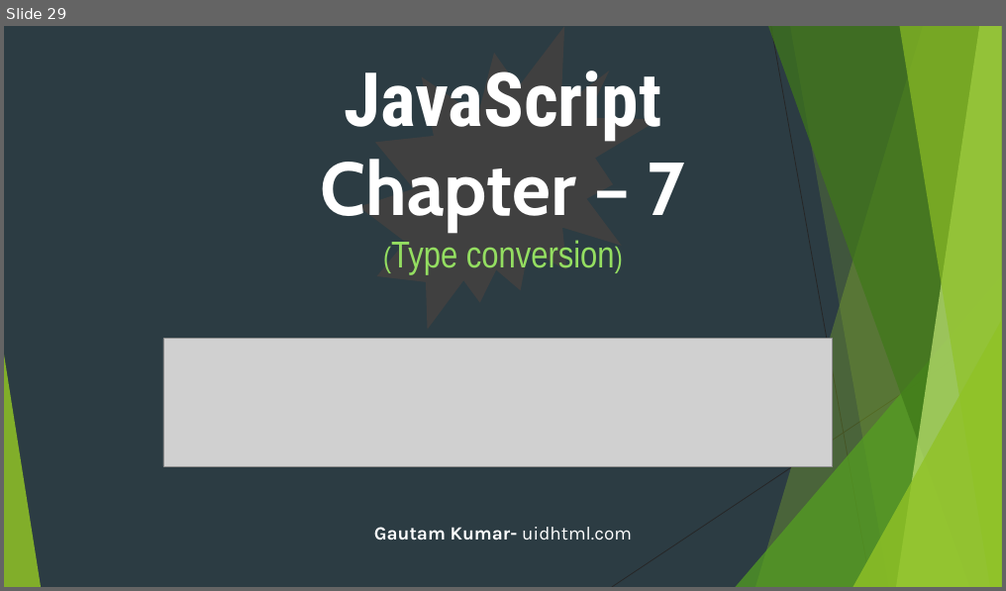
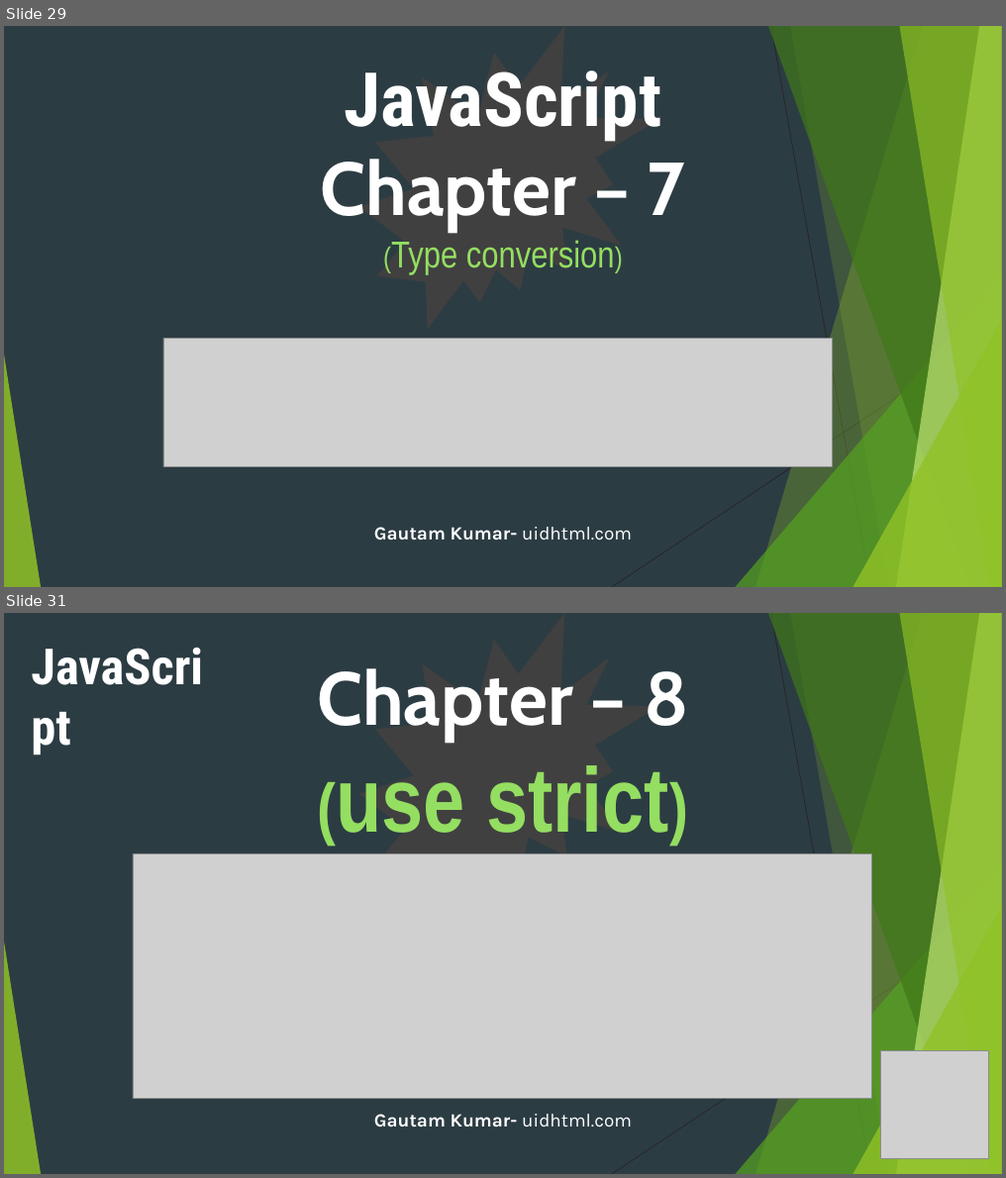
Before and after one commit to uidhtml/javascript-tutorials, a slide deck: Javascript Tutorials.pptx. Shown one above the other, each under a label of ours: slide 29 before the commit, slides 29 and 31 after it; the slides between them are not shown. The pictures are 1006x591 and 1006x1178 pixels, drawn with LibreOffice and Linux fonts; fonts in the diff are those of the drawing; grey boxes stand for pictures. Boxes give left, top, right and bottom in pixels: in the first picture for what was removed or moved away, otherwise in the second. Text is boxed around its words. In the diff, an @@ line names an element or a change of style, - is before the commit and + after.

Commit message:
Added ppt file with 11th chapter

```diff
--- a/Javascript Tutorials.pptx
+++ b/Javascript Tutorials.pptx
@@ slide 31 added at [4,613,1002,1174], background #2C3C43; not listed: 10 template elements that a slide beside it also shows @@
@@ text added at [24,632,212,700], 48 pt, text #FFFFFF, bold @@
+JavaScript
@@ irregular seal added at [358,613,659,916], fill #404040 @@
@@ title added at [317,668,689,833], 72 pt, text #94DE61, bold @@
+Chapter – 8
+(use strict)
@@ picture added at [133,855,872,1099] @@
@@ picture added at [881,1051,989,1158] @@
@@ text added at [374,1114,632,1128], 18 pt, text #FFFFFF, bold @@
+Gautam Kumar- uidhtml.com
```
Also in this commit, not shown: 4 other slides added, 7 other files.
